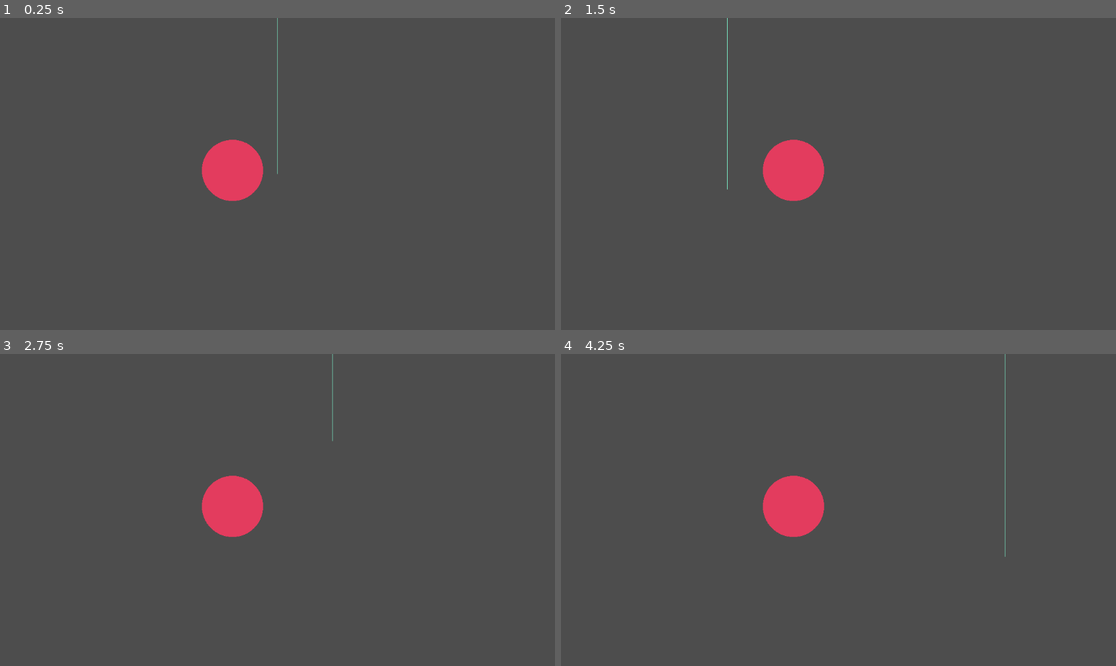
Above: before the commit, frames 1-4 (two rows, left to right).
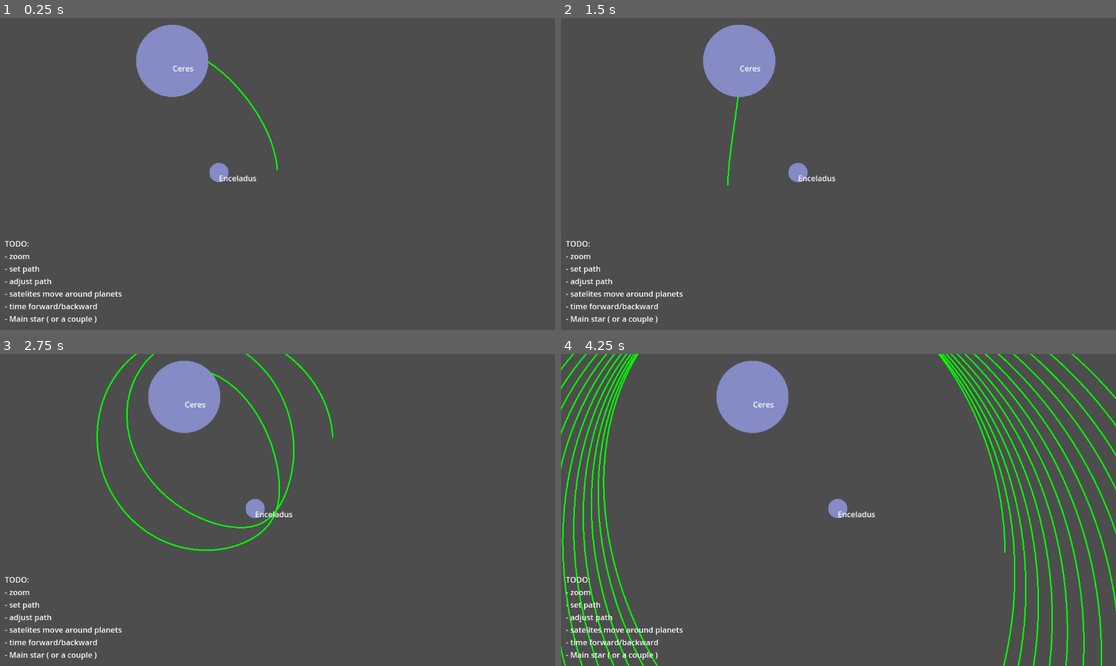
Above: after the commit, the same moments.

Repository: shaninalex/lineattractor
Game: Godot game, scene res://root.tscn
Two runs of this game, one before a commit and one after it. Both use one fixed random seed, a clock stepped at 60 frames per second and the inputs below.
Inputs (mouse positions are in pixels of both pictures, inside the frame that each line leads up to):
- Up to frame 1 (0.25 s): no input
- Up to frame 2 (1.5 s): move the mouse to (960, 158) at 0.52 s; move the mouse to (727, 189) at 1.27 s
- Up to frame 3 (2.75 s): move the mouse to (333, 441) at 2.02 s
- Up to frame 4 (4.25 s): move the mouse to (810, 572) at 2.77 s; move the mouse to (1005, 556) at 3.52 s

The runs differ from the first frame. In frame 1, 5.0% of the frame differs, in the area x 0-51%, y 0-98%; in frame 2, 4.9%; in frame 3, 6.0%; in frame 4, 11%, in the area x 0-100%, y 0-100%.

Commit message:
feat: attract line

Diff:
--- a/path.gd
+++ b/path.gd
@@ -1,19 +1,50 @@
 extends Line2D
 
-@export var course_length: int = 100
-@export var step: int = 10
+@export var course_length: int = 10000
+@export var step: float = 0.05
+@export var G: float = 1000.0
+@export var initial_velocity: Vector2 = Vector2(0, -150)
 
 func _ready() -> void:
-	default_color = Color.AQUAMARINE
-	width = 1
+	default_color = Color.GREEN
+	width = 3
+	antialiased = true
 
 func _process(_delta: float) -> void:
 	var start = get_global_mouse_position()
-	update_course(start, Vector2.UP)
+	var planets = p_manager.get_all()
+	var points = simulate_path(start, initial_velocity, planets, course_length, step)
+	draw_course(points)
 
-func update_course(start: Vector2, direction: Vector2):
+func draw_course(points: PackedVector2Array) -> void:
 	clear_points()
-	for i in course_length:
-		var point = start + direction * step * i
-		#path_manager.simulate_path()
+	for point in points:
 		add_point(point)
+
+func simulate_path(start_pos: Vector2, start_velocity: Vector2, bodies: Array, steps: int, dt: float) -> PackedVector2Array:
+	var path := PackedVector2Array()
+	var pos := start_pos
+	var vel := start_velocity
+
+	for i in steps:
+		var acc := Vector2.ZERO
+		for body in bodies:
+			var r : Vector2 = body.global_position - pos
+			var distance_sq := r.length_squared()
+			if distance_sq < 1.0:
+				continue
+			acc += G * body.planet_mass * r.normalized() / distance_sq
+
+		vel += acc * dt
+		var new_pos := pos + vel * dt
+
+		for body in bodies:
+			var planet_radius = body.planet_size / 2.0
+			if path_manager.segment_intersects_circle(pos, new_pos, body.global_position, planet_radius):
+				path.append(new_pos)
+				return path
+
+		pos = new_pos
+		path.append(pos)
+
+	return path
--- a/path_manager.gd
+++ b/path_manager.gd
@@ -19,3 +19,21 @@
 		path.append(pos)
 
 	return path
+
+func segment_intersects_circle(p1: Vector2, p2: Vector2, center: Vector2, radius: float) -> bool:
+	var d := p2 - p1
+	var f := p1 - center
+
+	var a := d.dot(d)
+	var b := 2 * f.dot(d)
+	var c := f.dot(f) - radius * radius
+
+	var discriminant := b * b - 4 * a * c
+	if discriminant < 0:
+		return false
+
+	discriminant = sqrt(discriminant)
+	var t1 := (-b - discriminant) / (2 * a)
+	var t2 := (-b + discriminant) / (2 * a)
+
+	return (t1 >= 0.0 and t1 <= 1.0) or (t2 >= 0.0 and t2 <= 1.0)
--- a/planet_item.gd
+++ b/planet_item.gd
@@ -2,7 +2,9 @@
 
 @onready var planet: Planet = Planet.new()
 @onready var _colorRect: ColorRect = $ColorRect
+@onready var _label: Label = $Label
 
+@export var speed: float = 10
 @export var planet_mass: float
 @export var planet_name: String
 @export var planet_color: Color
@@ -14,10 +16,17 @@
 	planet.planet_color = planet_color
 	planet.planet_size = planet_size
 
+	_label.text = planet_name
 	# draw planet
+	#_colorRect.hide()
 	var mat := _colorRect.material as ShaderMaterial
 	mat.set_shader_parameter("circle_color", planet_color)
-	_colorRect.set_size(Vector2(planet_size, planet_size))
+	# TODO: position colorRect
+	#_colorRect.set_size(Vector2(planet_size, planet_size))
+	#_colorRect.position = Vector2(planet_size, planet_size)
 
 	# register planet
-	p_manager.register_planet(planet)
+	p_manager.register_planet(self)
+
+func _process(delta: float) -> void:
+	global_position.x += speed * delta
--- a/planet_manager.gd
+++ b/planet_manager.gd
@@ -1,9 +1,9 @@
 class_name PlanetManager extends Node
 
-var planets: Array[Planet] = []
+var planets: Array[Node2D] = []
 
-func register_planet(planet: Planet) -> void:
+func register_planet(planet: Node2D) -> void:
 	planets.append(planet)
 
-func get_all() -> Array[Planet]:
+func get_all() -> Array[Node2D]:
 	return planets
--- a/root.tscn
+++ b/root.tscn
@@ -1,13 +1,17 @@
-[gd_scene load_steps=6 format=3 uid="uid://pj8oxgiqjgf5"]
+[gd_scene load_steps=7 format=3 uid="uid://pj8oxgiqjgf5"]
 
 [ext_resource type="Script" uid="uid://dfh2ok1lx71wg" path="res://init_map.gd" id="1_28aoi"]
 [ext_resource type="Shader" uid="uid://cfebarb8qhxqv" path="res://circle.gdshader" id="1_pq8q7"]
 [ext_resource type="Script" uid="uid://s7w5cob65u8h" path="res://planet_item.gd" id="1_vvh5c"]
 [ext_resource type="Script" uid="uid://bh4wmhgd1qvw3" path="res://path.gd" id="2_pyidc"]
 
-[sub_resource type="ShaderMaterial" id="ShaderMaterial_vvh5c"]
+[sub_resource type="ShaderMaterial" id="ShaderMaterial_28aoi"]
 shader = ExtResource("1_pq8q7")
-shader_parameter/circle_color = Color(0.141176, 0.701961, 0.631373, 1)
+shader_parameter/circle_color = Color(1, 1, 1, 1)
+
+[sub_resource type="ShaderMaterial" id="ShaderMaterial_jnlp7"]
+shader = ExtResource("1_pq8q7")
+shader_parameter/circle_color = Color(0.240615, 0.378152, 0.999994, 1)
 
 [node name="MapRoot" type="Node2D"]
 script = ExtResource("1_28aoi")
@@ -19,16 +23,62 @@
 script = ExtResource("2_pyidc")
 
 [node name="Ceres" type="Node2D" parent="."]
+position = Vector2(356, 92)
 script = ExtResource("1_vvh5c")
-planet_mass = 1000.0
+planet_mass = 10000.0
 planet_name = "Ceres"
-planet_color = Color(0.888542, 0.233902, 0.367368, 1)
-planet_size = 250.0
+planet_color = Color(0.516862, 0.545617, 0.77094, 1)
+planet_size = 150.0
 
 [node name="ColorRect" type="ColorRect" parent="Ceres"]
-material = SubResource("ShaderMaterial_vvh5c")
-offset_left = 419.0
-offset_top = 252.0
-offset_right = 459.0
-offset_bottom = 292.0
-scale = Vector2(0.50848, 0.50848)
+material = SubResource("ShaderMaterial_28aoi")
+offset_left = -76.0
+offset_top = -79.0
+offset_right = 74.0
+offset_bottom = 71.0
+
+[node name="Label" type="Label" parent="Ceres"]
+offset_right = 40.0
+offset_bottom = 23.0
+
+[node name="Enceladus" type="Node2D" parent="."]
+position = Vector2(447, 320)
+script = ExtResource("1_vvh5c")
+speed = 30.0
+planet_mass = 1000.0
+planet_name = "Enceladus"
+planet_color = Color(0.516862, 0.545617, 0.77094, 1)
+planet_size = 50.0
+
+[node name="ColorRect" type="ColorRect" parent="Enceladus"]
+material = SubResource("ShaderMaterial_jnlp7")
+offset_left = -20.0
+offset_top = -20.0
+offset_right = 20.0
+offset_bottom = 20.0
+
+[node name="Label" type="Label" parent="Enceladus"]
+offset_right = 40.0
+offset_bottom = 23.0
+
+[node name="Label" type="Label" parent="."]
+anchors_preset = 12
+anchor_top = 1.0
+anchor_right = 1.0
+anchor_bottom = 1.0
+offset_left = 10.0
+offset_top = 456.0
+offset_right = 301.0
+offset_bottom = 635.0
+grow_horizontal = 2
+grow_vertical = 0
+size_flags_horizontal = 2
+size_flags_vertical = 2
+text = "TODO:
+- zoom
+- set path
+- adjust path
+- satelites move around planets
+- time forward/backward
+- Main star ( or a couple )"
+vertical_alignment = 2
